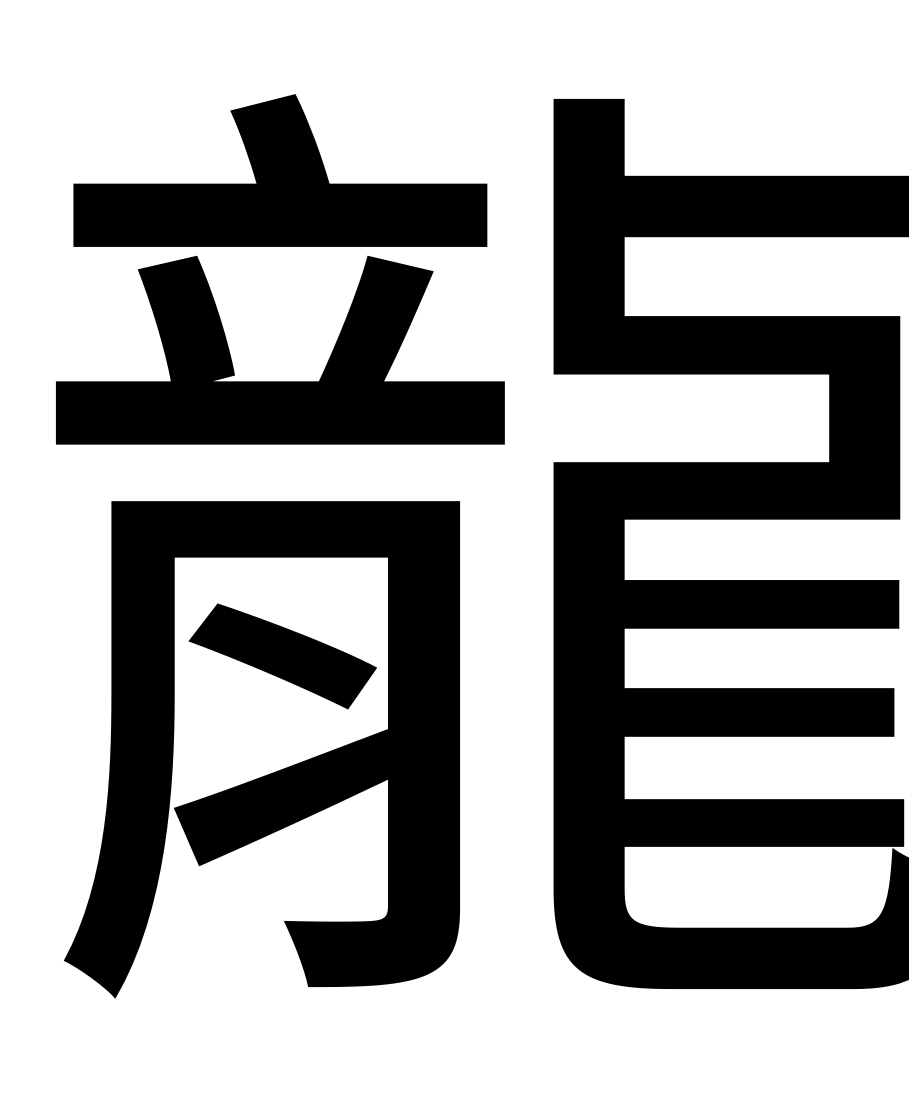
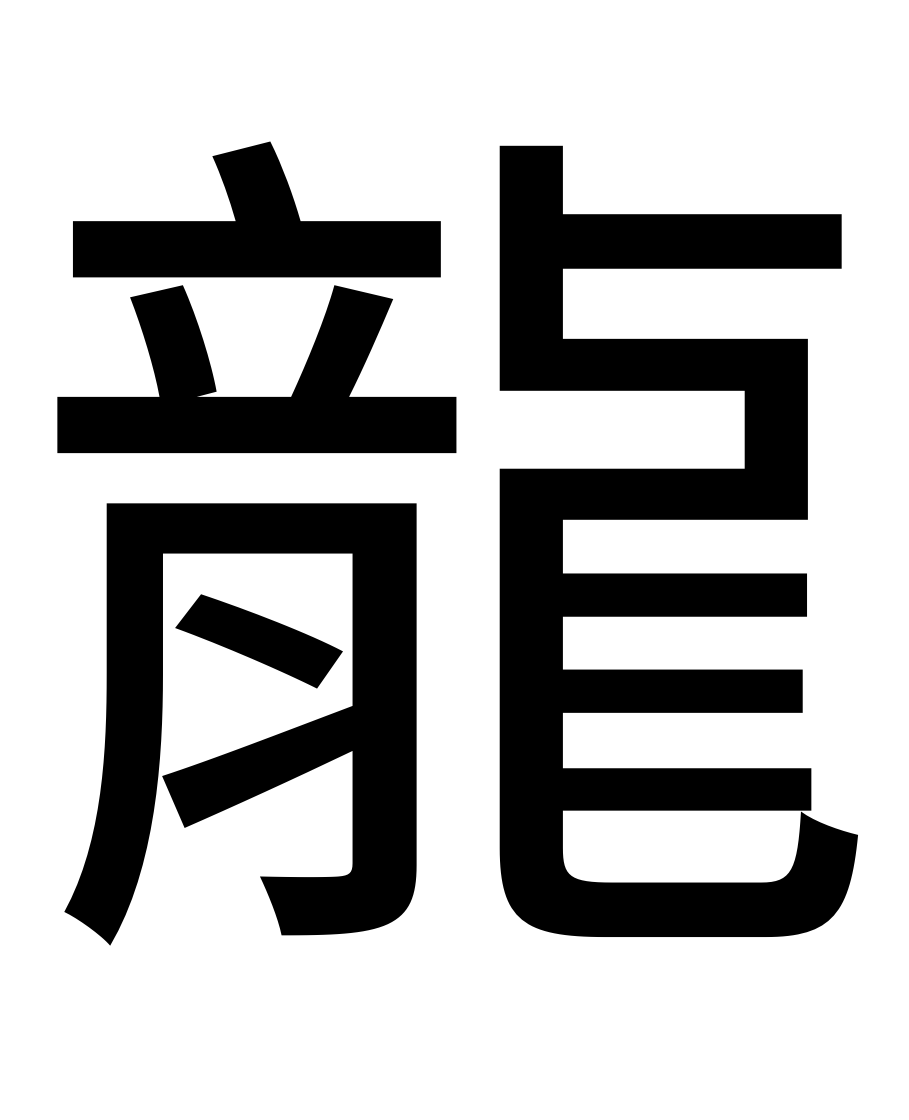
Before and after one commit to oscarsun72/PPTtoDoc_PowerPoint_xchg_Word, a slide deck: slide 2 of 字圖母片.pptm. Drawn at 909x1120 pixels with LibreOffice and Linux fonts; fonts in the diff are those of the drawing. Boxes give left, top, right and bottom in pixels: in the first picture for what was removed or moved away, otherwise in the second. Text is boxed around its words. In the diff, an @@ line names an element or a change of style, - is before the commit and + after.

```diff
--- a/字圖母片.pptm
+++ b/字圖母片.pptm
@@ text "龍" at <box>22,141,888,946</box>: size 450 to 400 pt; vertical alignment bottom to top @@
```
Also in this commit, not shown: 36 other files.
